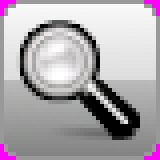
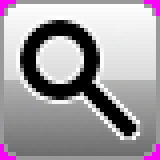
Layer changes from the first w=160, h=160 image to the second:
moved "Layer #2" above "Layer #5", painted on it over [4, 4, 156, 140]
added layer "Layer #5" above "Layer" over [16, 16, 144, 144]
hid "Layer", moved it above "Layer #4", painted on it over [4, 4, 156, 156]
moved "Layer #4" above "Layer #3", painted on it over [4, 4, 156, 156]
painted on "Layer #3" over [4, 4, 156, 140]
painted on "Layer #1" over [4, 4, 156, 156]
